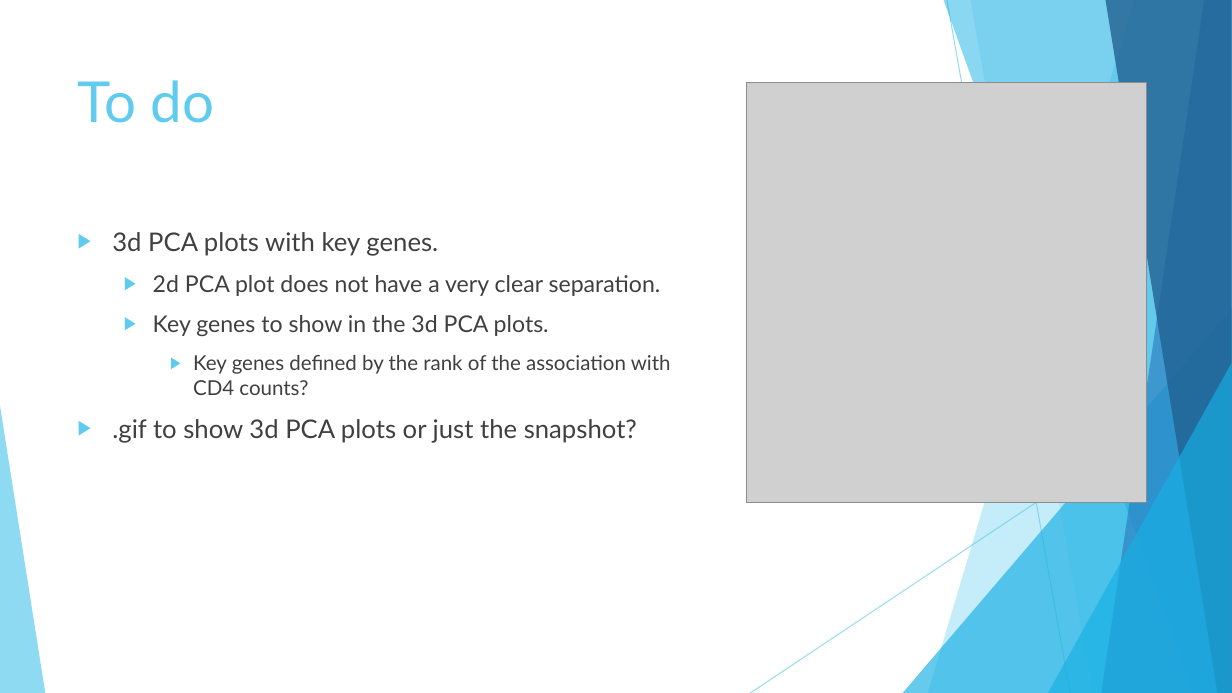
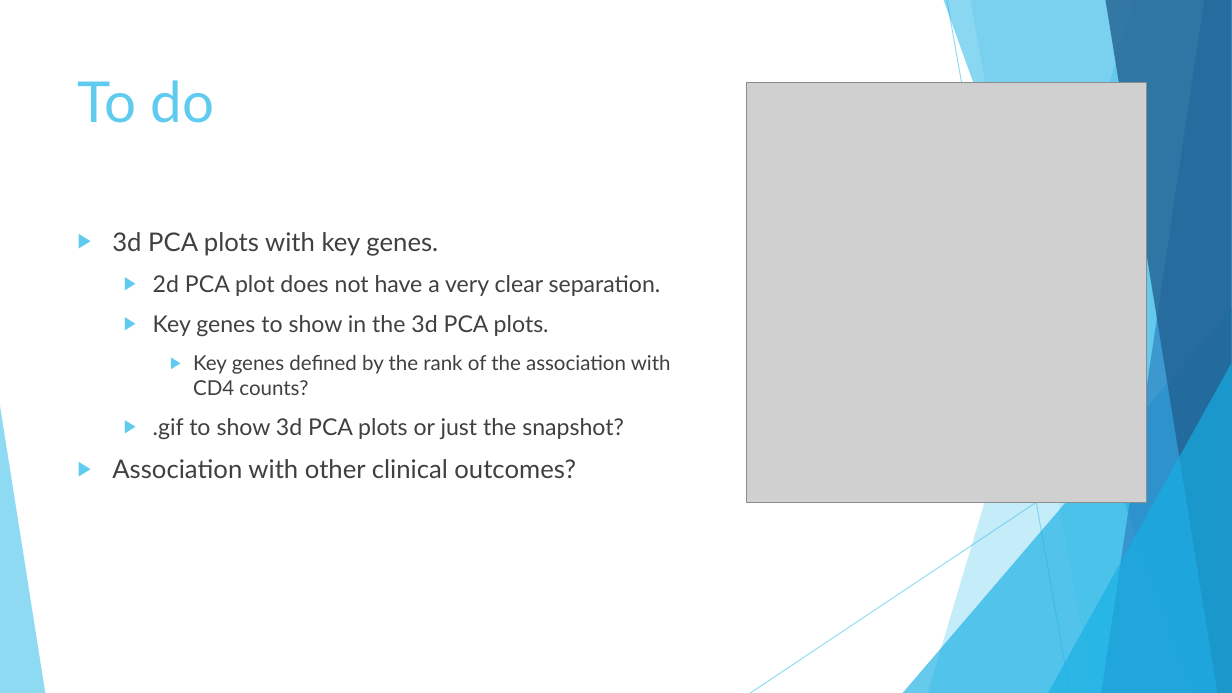
Before and after one commit to Guannan-Shen/Cario_RNASeq_Microbiom_Inte, a slide deck: slide 21 of Reports/Guannan_1_8_2019_Cario_Project.pptx. Drawn at 1232x693 pixels with LibreOffice and Linux fonts; fonts in the diff are those of the drawing; grey boxes stand for pictures. Boxes give left, top, right and bottom in pixels: in the first picture for what was removed or moved away, otherwise in the second. Text is boxed around its words. In the diff, an @@ line names an element or a change of style, - is before the commit and + after.

Commit message:
add linear regression pseudo equation, to do more clini and CD4 counts HIV high?

```diff
--- a/Reports/Guannan_1_8_2019_Cario_Project.pptx
+++ b/Reports/Guannan_1_8_2019_Cario_Project.pptx
@@ text at (153, 418, 624, 439): size 20 to 18 pt in ".gif to show 3d PCA plots or ..."; list level 1 to 2 in ".gif to show 3d PCA ..." @@
@@ text at (112, 459, 576, 478): paragraph added @@
+▶ Association with other clinical outcomes?
```
Also in this commit, not shown: 3 other slides changed.
